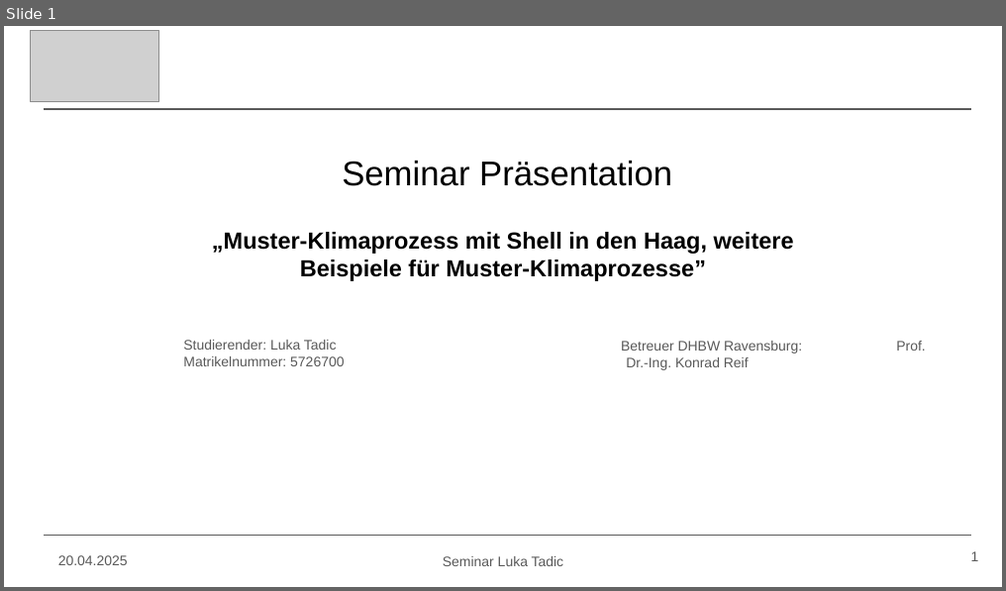
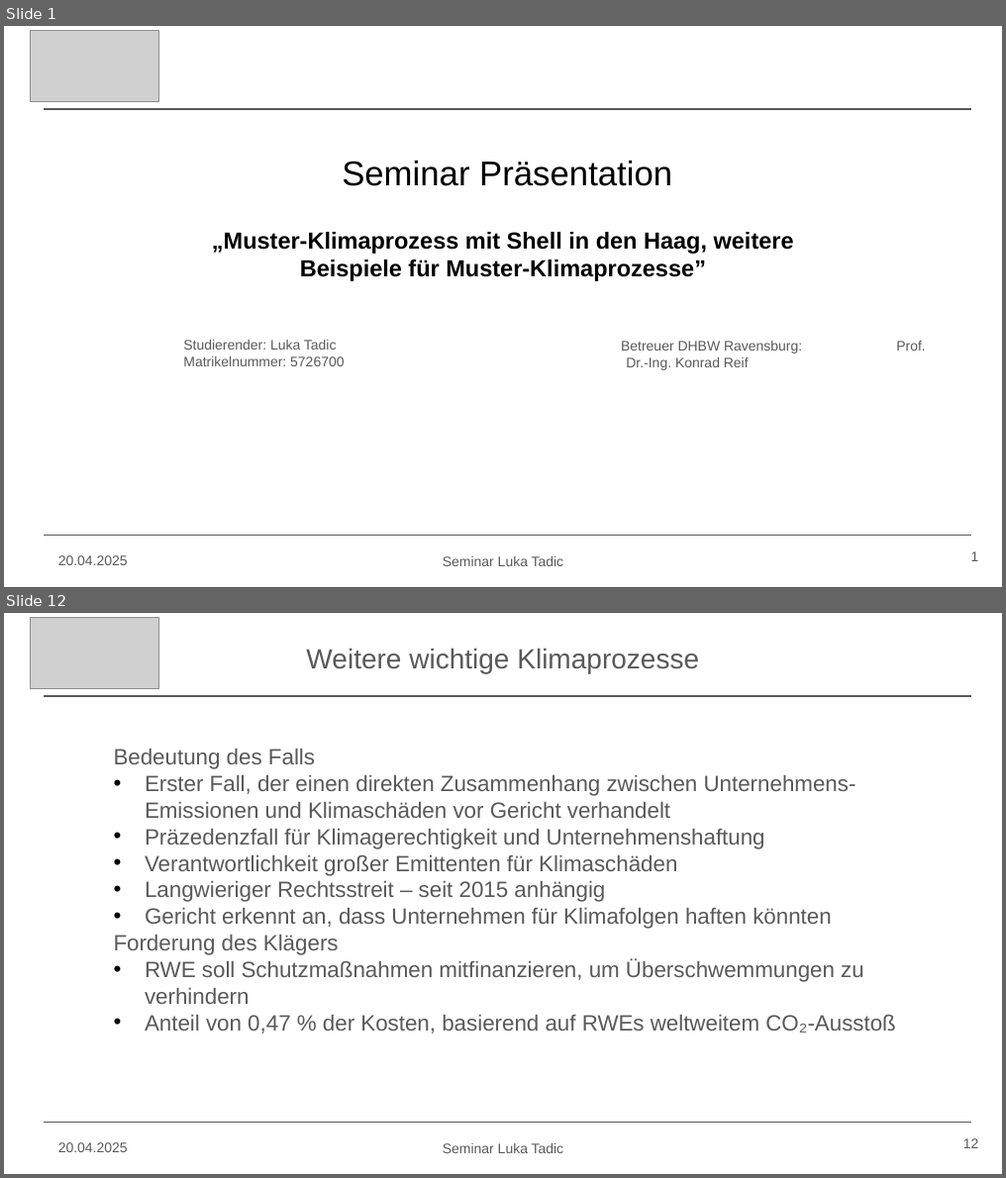
Before and after one commit to Lukiano12/Seminar, a slide deck: Seminar Präsentation.pptx. Shown one above the other, each under a label of ours: slide 1 before the commit, slides 1 and 12 after it; the slides between them are not shown. The pictures are 1006x591 and 1006x1178 pixels, drawn with LibreOffice and Linux fonts; fonts in the diff are those of the drawing; grey boxes stand for pictures. Boxes give left, top, right and bottom in pixels: in the first picture for what was removed or moved away, otherwise in the second. Text is boxed around its words. In the diff, an @@ line names an element or a change of style, - is before the commit and + after.

```diff
--- a/Seminar Präsentation.pptx
+++ b/Seminar Präsentation.pptx
@@ slide 12 added at (x1=4, y1=613, x2=1002, y2=1174), background #FFFFFF @@
@@ picture added at (x1=31, y1=617, x2=159, y2=688) @@
@@ text added at (x1=306, y1=648, x2=699, y2=673), 20 pt, text #595959 @@
+Weitere wichtige Klimaprozesse
@@ line added from (43, 696) to (972, 696), #595959 0.75 pt @@
@@ text added at (x1=114, y1=749, x2=895, y2=1034), 16 pt, text #595959 @@
+  Bedeutung des Falls
+  • Erster Fall, der einen direkten Zusammenhang zwischen Unternehmens-Emissionen und Klimaschäden vor Gericht verhandelt
+  • Präzedenzfall für Klimagerechtigkeit und Unternehmenshaftung
+  • Verantwortlichkeit großer Emittenten für Klimaschäden
+  • Langwieriger Rechtsstreit – seit 2015 anhängig
+  • Gericht erkennt an, dass Unternehmen für Klimafolgen haften könnten
+  Forderung des Klägers
+  • RWE soll Schutzmaßnahmen mitfinanzieren, um Überschwemmungen zu verhindern
+  • Anteil von 0,47 % der Kosten, basierend auf RWEs weltweitem CO₂-Ausstoß
@@ line added from (43, 1122) to (972, 1122), #595959 0.75 pt @@
@@ text added at (x1=58, y1=1143, x2=128, y2=1153), 10 pt, text #595959 @@
+20.04.2025
@@ text added at (x1=443, y1=1144, x2=564, y2=1154), 10 pt, text #595959 @@
+Seminar Luka Tadic
@@ page number added at (x1=963, y1=1139, x2=979, y2=1149), 10 pt, text #595959 @@
+12
```
Also in this commit, not shown: 9 slides changed, 9 other slides added.
